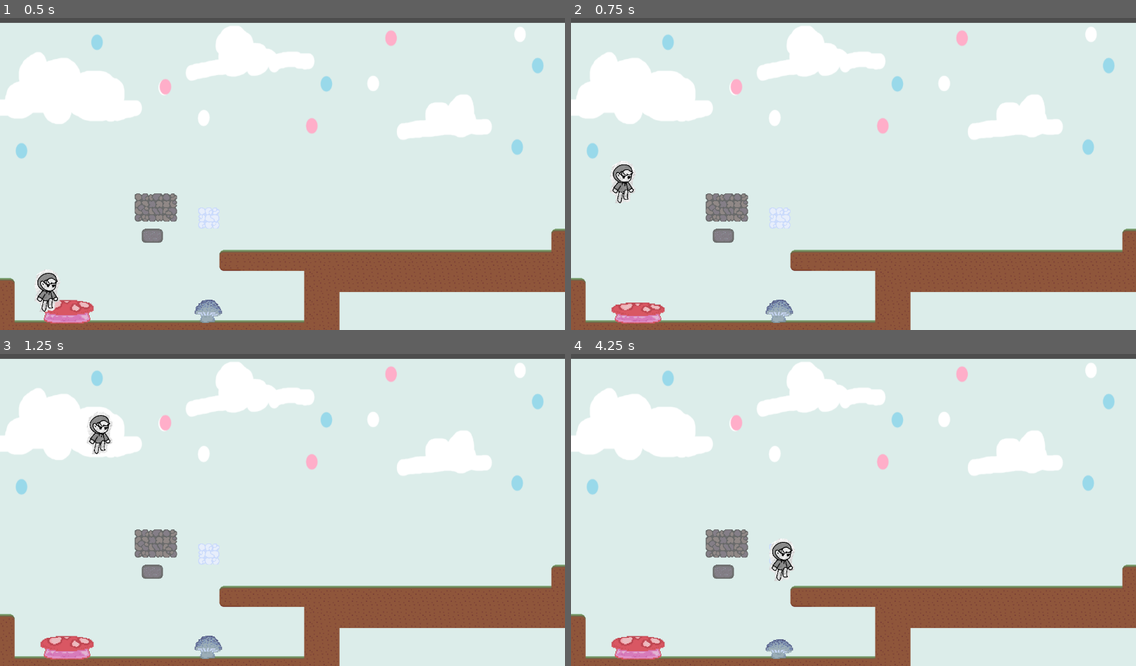
Above: before the commit, frames 1-4 (two rows, left to right).
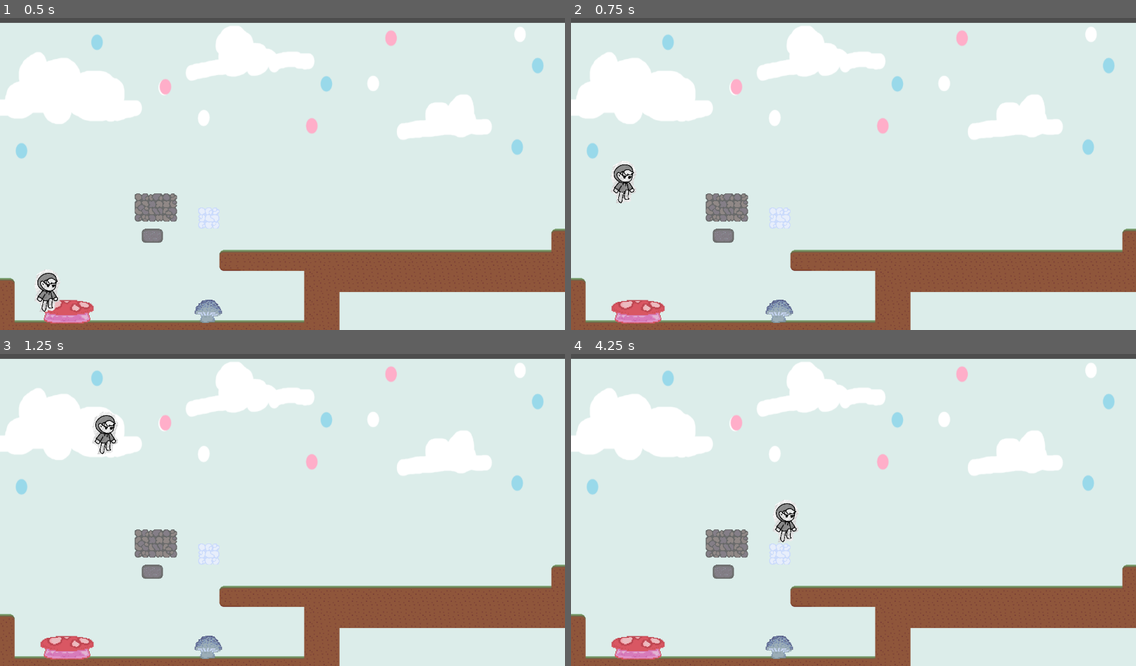
Above: after the commit, the same moments.

Repository: SpaceCCandy/Haven-GameJam
Game: Godot game, scene res://assets/main.tscn
The game is run twice, just before and just after one commit, with the same random seed, the same clock (stepped at 60 frames per second) and the same inputs.
Inputs:
- Up to frame 1 (0.5 s): no input
- Up to frame 2 (0.75 s): hold D (right) from 0.53 s (still down); tap W (jump) at 0.6 s
- Up to frame 3 (1.25 s): keep holding D (right); tap W (jump) at 0.77, 1.07 s
- Up to frame 4 (4.25 s): tap W (jump) at 1.35, 1.52, 1.82, 2.1, 2.85, 3.02, 3.32, 3.6, 3.77, 4.07 s; release D (right) at 2.03 s; hold A (left) 2.03-2.78 s; hold D (right) from 2.78 s (still down)

Frame 1 is identical in both runs. In frame 2, 0.4% of the frame differs, in the area x 7-17%, y 46-97%; in frame 3, 0.4%; in frame 4, 0.8%, in the area x 34-41%, y 46-96%.

Commit message:
RAHH THE INPUT BUFFERING WORKS

Diff:
--- a/assets/medium_mushroom.tscn
+++ b/assets/medium_mushroom.tscn
@@ -3,13 +3,13 @@
 [ext_resource type="Script" uid="uid://carbatgfsdlnn" path="res://assets/scripts/medium_mushroom.gd" id="1_6wy27"]
 [ext_resource type="Texture2D" uid="uid://dukojugnshdr" path="res://assets/images/BigJump64x32-Sheet.png" id="1_fbfky"]
 
+[sub_resource type="AtlasTexture" id="AtlasTexture_unqv8"]
+atlas = ExtResource("1_fbfky")
+region = Rect2(64, 0, 64, 32)
+
 [sub_resource type="AtlasTexture" id="AtlasTexture_6wy27"]
 atlas = ExtResource("1_fbfky")
 region = Rect2(128, 0, 64, 32)
-
-[sub_resource type="AtlasTexture" id="AtlasTexture_unqv8"]
-atlas = ExtResource("1_fbfky")
-region = Rect2(64, 0, 64, 32)
 
 [sub_resource type="AtlasTexture" id="AtlasTexture_msnvk"]
 atlas = ExtResource("1_fbfky")
@@ -19,23 +19,23 @@
 animations = [{
 "frames": [{
 "duration": 1.0,
-"texture": SubResource("AtlasTexture_6wy27")
+"texture": SubResource("AtlasTexture_unqv8")
 }, {
 "duration": 1.0,
-"texture": SubResource("AtlasTexture_unqv8")
+"texture": SubResource("AtlasTexture_6wy27")
 }, {
 "duration": 1.0,
 "texture": SubResource("AtlasTexture_msnvk")
 }],
-"loop": false,
+"loop": 0,
 "name": &"bounce",
-"speed": 5.0
+"speed": 10.0
 }, {
 "frames": [{
 "duration": 1.0,
 "texture": SubResource("AtlasTexture_msnvk")
 }],
-"loop": false,
+"loop": 0,
 "name": &"default",
 "speed": 5.0
 }]
@@ -53,8 +53,6 @@
 sprite_frames = SubResource("SpriteFrames_xdb0c")
 animation = &"bounce"
 autoplay = "default"
-frame = 2
-frame_progress = 1.0
 
 [node name="Area2D" type="Area2D" parent="." unique_id=792390828]
 position = Vector2(9, 7)
--- a/assets/scripts/player.gd
+++ b/assets/scripts/player.gd
@@ -7,6 +7,8 @@
 const XTERMINAL_SPEED = 300.0
 const XACCELERATION = 40.0
 
+# Input buffer timer
+var i_b_timer
 
 func _physics_process(delta: float) -> void:
 		# Animation
@@ -21,23 +23,36 @@
 		animated_sprite_2d.animation = "jump"
 
 	# Handle jump.
-	if Input.is_action_just_pressed("jump") and is_on_floor():
+	var jump_soon_bool = true
+
+	if Input.is_action_just_pressed("jump"):
+		i_b_timer = 50
+	elif i_b_timer == null:
+		i_b_timer = 0
+
+	if i_b_timer > 0:
+		jump_soon_bool = true
+		i_b_timer -= 1
+	else:
+		jump_soon_bool =  false
+		i_b_timer = 0
+
+	if jump_soon_bool and is_on_floor():
 		velocity.y = JUMP_VELOCITY
+		i_b_timer = 0
 
 	# Get the input direction and handle the movement/deceleration.
 	# As good practice, you should replace UI actions with custom gameplay actions.
 	var direction = Input.get_axis("left", "right")
 	if direction:
 		if is_on_floor():
-			velocity.x = move_toward(velocity.x, XTERMINAL_SPEED*direction, XACCELERATION)
-			velocity.x = move_toward(velocity.x, 0, XACCELERATION/1.5)
+			velocity.x = move_toward(velocity.x, XTERMINAL_SPEED*direction, XACCELERATION*2)
 		else:
-			velocity.x = move_toward(velocity.x, XTERMINAL_SPEED*direction, XACCELERATION/5)
+			velocity.x = move_toward(velocity.x, XTERMINAL_SPEED*direction, XACCELERATION/3)
+
+	if is_on_floor():
+		velocity.x = move_toward(velocity.x, 0, XACCELERATION)
 	else:
-		# if is_on_floor():
-			# velocity.x = move_toward(velocity.x, 0, XACCELERATION*2)
-			# .x = move_toward(velocity.x, 0, XACCELERATION*4)
-		# else:
 		velocity.x = move_toward(velocity.x, 0, XACCELERATION*0.1)
 
 	move_and_slide()
--- a/assets/small_mushroom.tscn
+++ b/assets/small_mushroom.tscn
@@ -34,17 +34,17 @@
 "duration": 1.0,
 "texture": SubResource("AtlasTexture_mun5a")
 }],
-"loop": false,
+"loop": 0,
 "name": &"bounce",
-"speed": 5.0
+"speed": 10.0
 }, {
 "frames": [{
 "duration": 1.0,
 "texture": SubResource("AtlasTexture_mun5a")
 }],
-"loop": false,
+"loop": 0,
 "name": &"default",
-"speed": 5.0
+"speed": 10.0
 }]
 
 [sub_resource type="CapsuleShape2D" id="CapsuleShape2D_fu3fn"]
@@ -58,6 +58,7 @@
 texture_filter = 1
 scale = Vector2(2.1274698, 2.1199985)
 sprite_frames = SubResource("SpriteFrames_m8588")
+animation = &"bounce"
 autoplay = "default"
 
 [node name="Area2D" type="Area2D" parent="." unique_id=1252897243]
